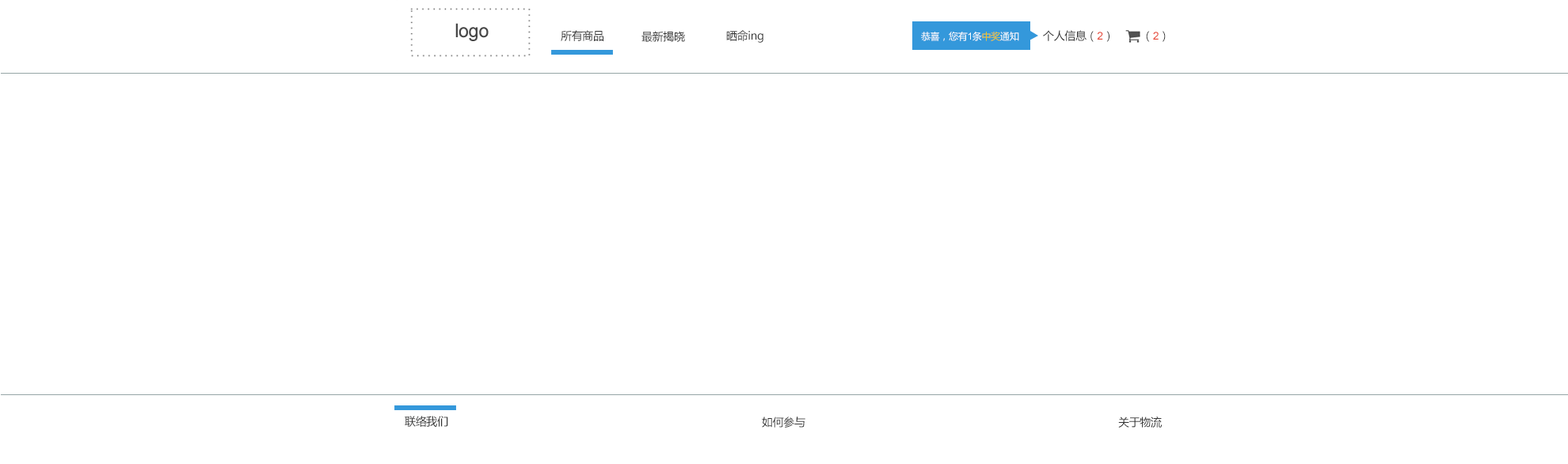
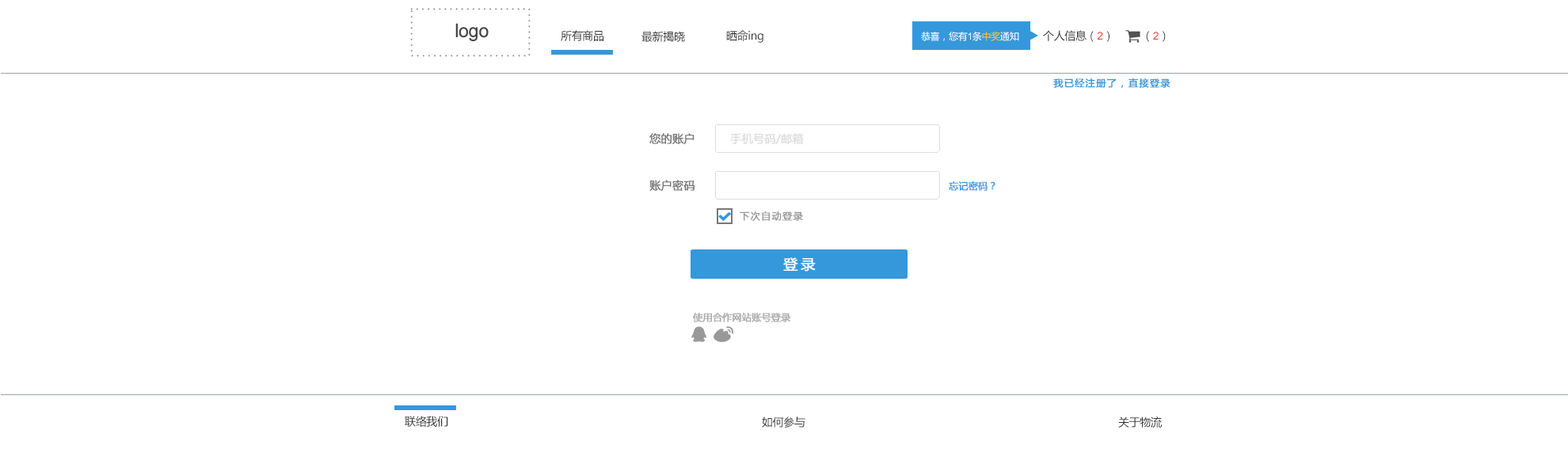
Layer changes from the first 1568 × 464 image to the second:
added group "tipButton" with 1 layers above "register" over (1053, 78, 1171, 88)
added layer "我已经注册了，直接登录" in group "tipButton" over (1053, 78, 1171, 88)
added group "register" with 19 layers above "sign" over (649, 124, 996, 343)
added group "other" with 3 layers in group "register" over (691, 312, 792, 343)
added layer "8931205_065551023312_2" in group "other" over (713, 326, 734, 343)
added layer "使用合作网站账号登录" in group "other" over (692, 312, 792, 323)
added group "button" (1st of 2, in "register") with 2 layers in group "register" over (690, 249, 908, 279)
added layer "登录" (1st of 2, in "register" › "button") in group "button" over (783, 257, 816, 272)
added layer "圆角矩形 1" (1st of 2, in "register" › "button") in group "button" over (690, 249, 908, 279)
added group "remember" with 3 layers in group "register" over (716, 208, 804, 225)
added layer "矩形 1" (1st of 2, in "register" › "remember") in group "remember" over (716, 208, 733, 225)
added layer "下次自动登录" in group "remember" over (739, 211, 804, 221)
added group "control 副本" (1st of 2, in "register") with 3 layers in group "register" over (649, 171, 996, 200)
moved "图层 3" (1st of 5, in "register" › "control 副本") into group "control 副本", painted on it over (715, 171, 941, 200)
added layer "忘记密码？" in group "control 副本" over (948, 181, 996, 191)
added layer "账户密码" (1st of 2, in "register" › "control 副本") in group "control 副本" over (649, 179, 695, 192)
added group "control" (1st of 2, in "register") with 3 layers in group "register" over (649, 124, 941, 153)
added layer "图层 3" (2nd of 5, in "register" › "control") in group "control" over (715, 124, 941, 153)
added layer "手机号码/邮箱" (1st of 2, in "register" › "control") in group "control" over (730, 133, 804, 145)
added layer "您的账户" (1st of 2, in "register" › "control") in group "control" over (649, 133, 695, 145)
hid group "sign" (17 layers) over (649, 124, 941, 343)
…and 2 more changes (2 added)
